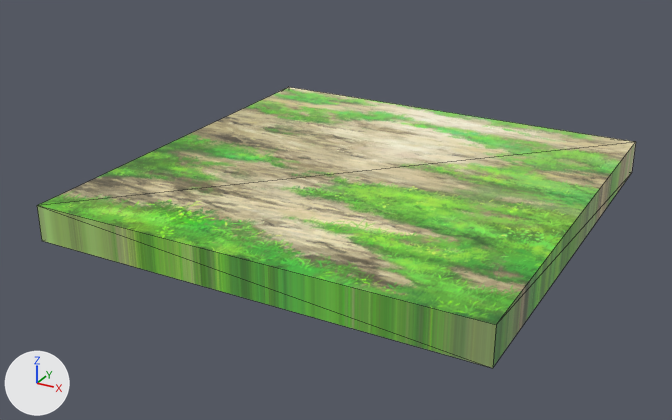
The glTF model resources/model/ground/ground.gltf: old version first, new version second.
Both versions are drawn from a 50 mm camera at (45.0, -87.9, 38.4) aimed at (-1.6, -3.2, -4.0). The lights are fixed; the arrows at lower left show +X, +Y and +Z. Mesh edges are drawn as thin lines. Where no turn or scale is listed for an object, it has been applied to the vertices.

Names of what the first picture shows: '平面'.
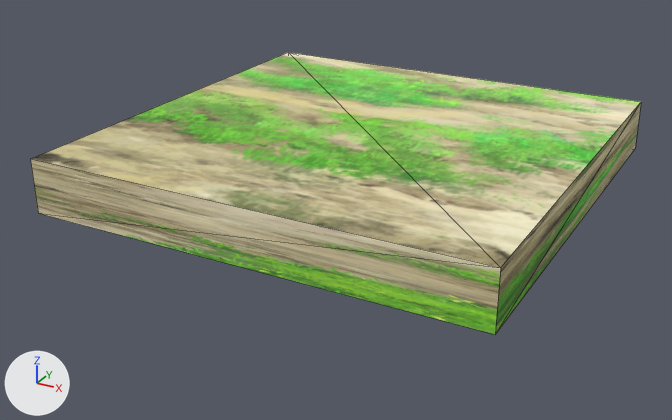
What changed in the scene script:
```text
Change img_ground3:
    img_ground3: load_image('ground3', '_unpacked/ground3', 1600, 1200, 'sRGB') -> load_image('ground3', 'ground3.jpg', 1600, 1200, 'sRGB')
Add mat_material_002:
    mat_material_002 = principled_material('Material.002')
    mat_material_002.texture = img_ground3
    mat_material_002.roughness = 1.0
Add me_cube_001:
    me_cube_001.from_pydata(...)  # a box spanning x -25.0..25.0, y -25.0..25.0, z -0.9..5.2
    me_cube_001.materials.append(mat_material_002)  # picture img_ground3
Remove ob_平面:
    ob_平面 = bpy.data.objects.new('平面', me_平面)
    ob_平面.location = (0.0, 0.0, 0.0)
Add ob_cube:
    ob_cube = bpy.data.objects.new('Cube', me_cube_001)
    ob_cube.location = (0.0, 0.0, 0.0)
```

Where the change shows, as pixel boxes (x1, y1, x2, y2) in the pictures (672 x 420 px):
'Cube', added: after (31, 52, 641, 335)
'平面', deleted: before (37, 87, 636, 368)
